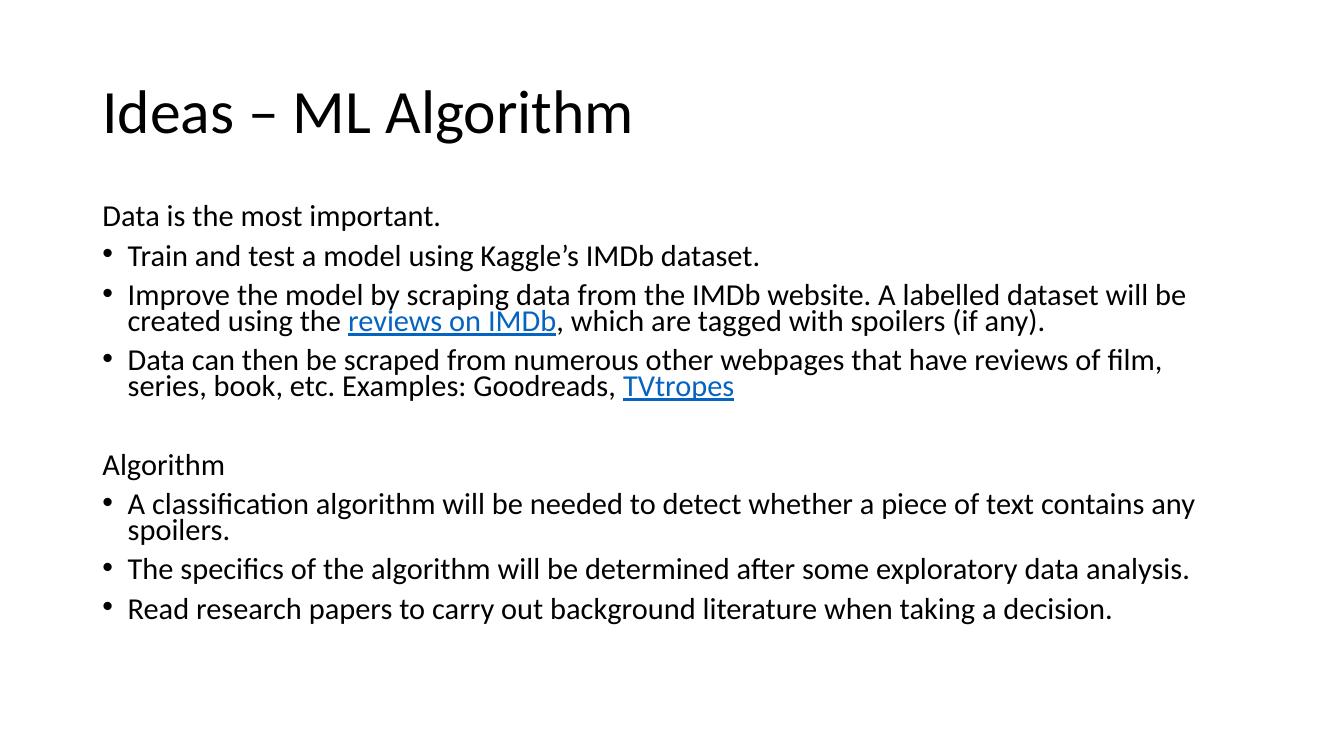
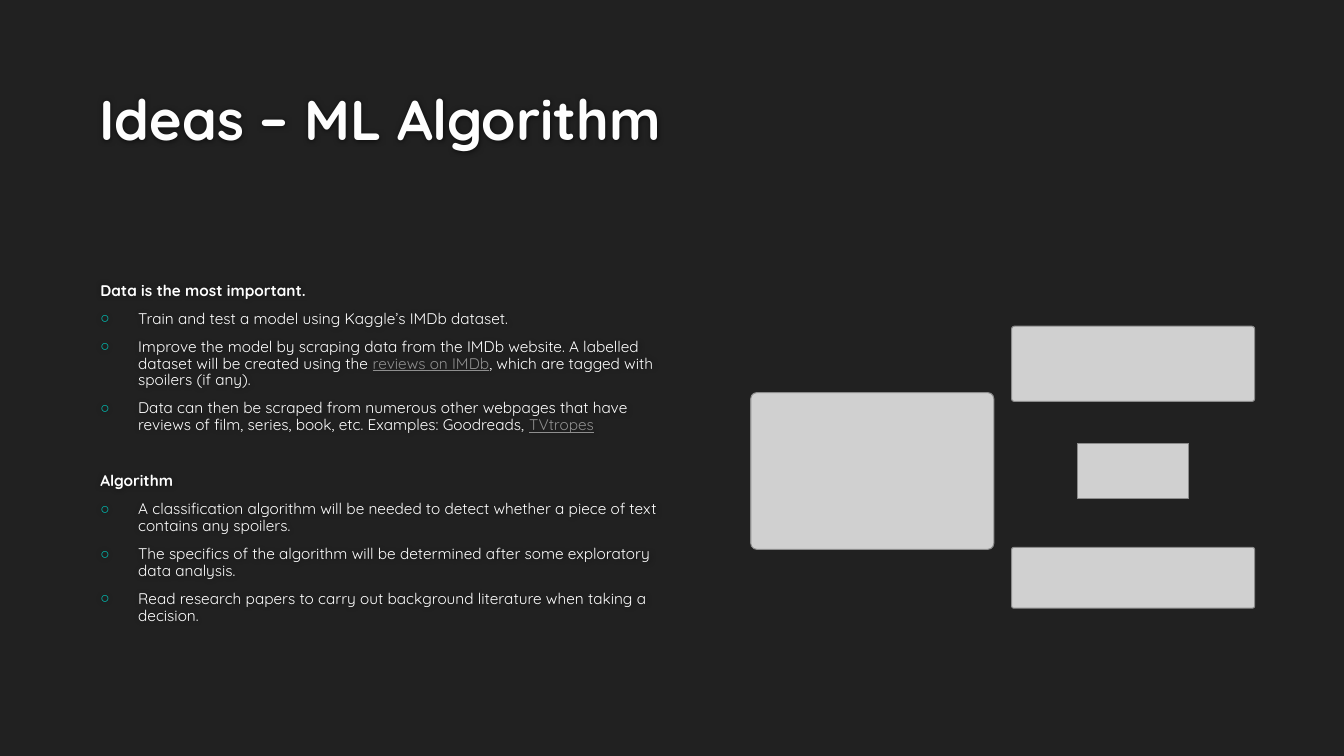
Before and after one commit to radroid/spoiler-buster, a slide deck: slide 4 of Capstone/docs/ppt/Intro-presentation.pptx (slide 3 before the commit). Drawn at 1344x756 pixels with LibreOffice and Linux fonts; fonts in the diff are those of the drawing; grey boxes stand for pictures; background and template pictures are left out. Boxes give left, top, right and bottom in pixels: in the first picture for what was removed or moved away, otherwise in the second. Text is boxed around its words. In the diff, an @@ line names an element or a change of style, - is before the commit and + after.

```diff
--- a/Capstone/docs/ppt/Intro-presentation.pptx
+++ b/Capstone/docs/ppt/Intro-presentation.pptx
@@ background #FFFFFF to #212121 @@
@@ title "Ideas – ML Algorithm": place and size @@
-title "Ideas – ML Algorithm" at <box>102,90,633,144</box>
+title "Ideas – ML Algorithm" at <box>99,98,661,151</box>
@@ title "Ideas – ML Algorithm" at <box>99,98,661,151</box>: size 44 to 40 pt, font Calibri to Quicksand, text colour #000000 to #FEFEFE, bold on; line spacing 0.9 to 1; vertical alignment middle to bottom @@
@@ text "Data is the most important.": place and size @@
-text "Data is the most important." at <box>102,205,1195,625</box>
+text "Data is the most important." at <box>100,284,656,621</box>
@@ text "Data is the most important." at <box>100,284,656,621</box>: size 21.7 to 11 pt, font Calibri to Quicksand, text colour #000000 to #FFFFFF; bold on in "Data is the most important.", "Algorithm"; text colour #0563C1 to #8F8F8F in "reviews on IMDb,", "TVtropes"; line spacing 0.7 to 0.9; less space between paragraphs; bullet • to ○; vertical alignment top to middle @@
@@ picture added at <box>1012,327,1255,402</box> @@
@@ picture added at <box>751,393,994,551</box> @@
@@ picture added at <box>1078,444,1189,499</box> @@
@@ picture added at <box>1012,547,1255,608</box> @@
```
Also in this commit, not shown: 6 other slides changed, 1 slide added.
